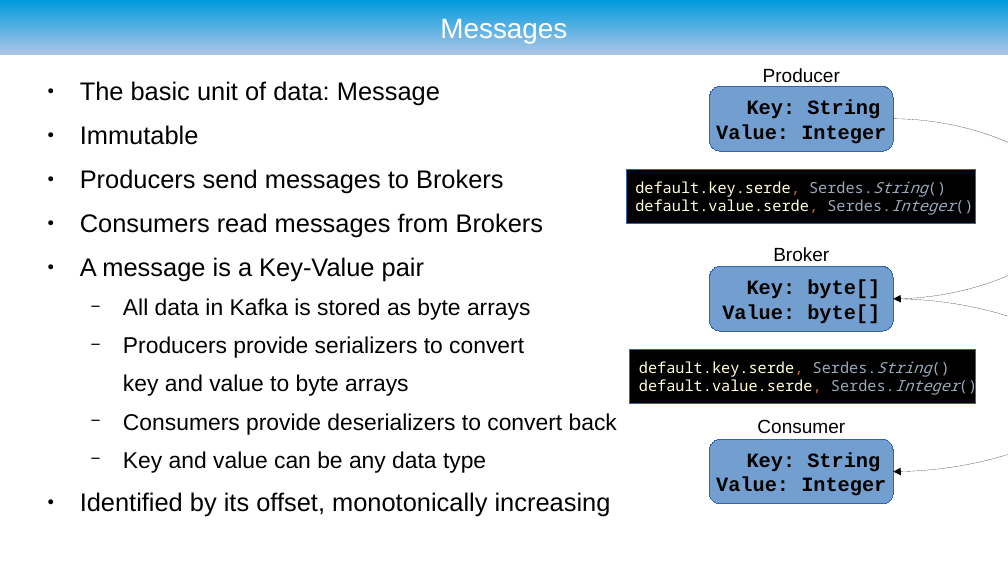
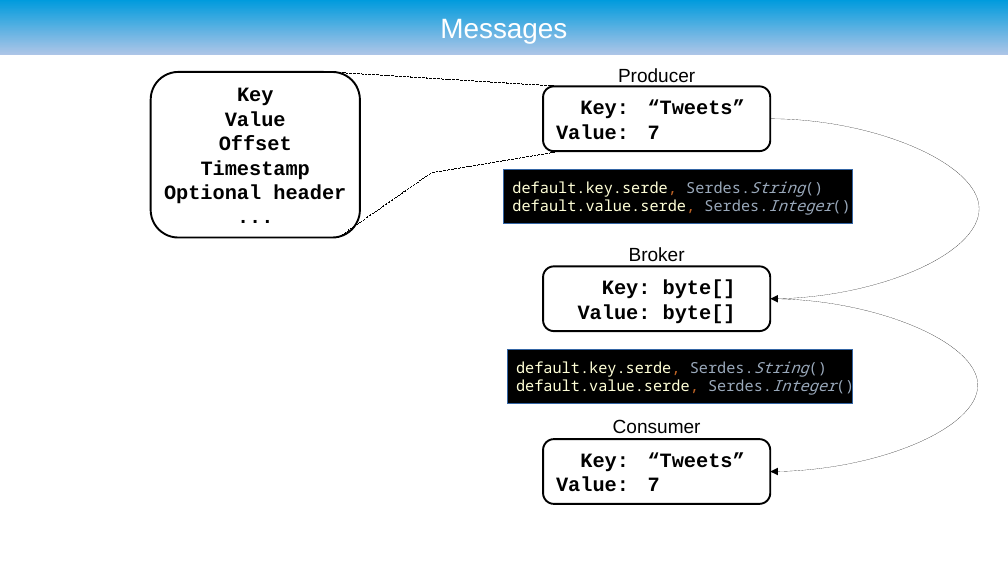
Before and after one commit to ryzlab/kafka-kompetensdag, a slide deck: slide 16 of doc/presentation-umejug.odp. Drawn at 1008x567 pixels with LibreOffice and Linux fonts; fonts in the diff are those of the drawing; background and template pictures are left out. Boxes give left, top, right and bottom in pixels: in the first picture for what was removed or moved away, otherwise in the second. Text is boxed around its words. In the diff, an @@ line names an element or a change of style, - is before the commit and + after.

```diff
--- a/doc/presentation-umejug.odp
+++ b/doc/presentation-umejug.odp
@@ text removed at (x1=80, y1=81, x2=617, y2=517) @@
-● The basic unit of data: Message
-● Immutable
-● Producers send messages to Brokers
-● Consumers read messages from Brokers
-● A message is a Key-Value pair
-  − All data in Kafka is stored as byte arrays
-  − Producers provide serializers to convert
-  key and value to byte arrays
-  − Consumers provide deserializers to convert back
-  − Key and value can be any data type
-● Identified by its offset, monotonically increasing
@@ rounded rectangle added at (x1=151, y1=72, x2=360, y2=238), outline #000000 1.5 pt, 16 pt, text #000000, bold @@
+Key
+Value
+Offset
+Timestamp
+Optional header
+...
@@ line added from (331, 72) to (562, 86), #000000 0 pt @@
@@ rounded rectangle "Key: “Tweets”" resized from (x1=710, y1=86, x2=894, y2=151) to (x1=543, y1=86, x2=771, y2=151) @@
@@ text in rounded rectangle at (x1=556, y1=100, x2=745, y2=140): text changed @@
-Key: String
-Value: Integer
+Key: “Tweets”
+Value: 7
@@ curved arrow moved from (894, 119) - (894, 299) to (770, 119) - (771, 299) @@
@@ freeform shape added at (x1=338, y1=151, x2=562, y2=237), outline #000000 0 pt @@
@@ rectangle "default.key.serde, Serdes.String()" moved from (x1=627, y1=169, x2=976, y2=223) to (x1=504, y1=169, x2=853, y2=223) @@
@@ 3 texts moved together from (x1=757, y1=68, x2=845, y2=434) to (x1=613, y1=68, x2=701, y2=434) @@
@@ rounded rectangle "Key: byte[]" resized from (x1=710, y1=266, x2=894, y2=331) to (x1=543, y1=266, x2=771, y2=331) @@
@@ curved arrow moved from (894, 299) - (894, 472) to (770, 299) - (771, 472) @@
@@ rectangle "default.key.serde, Serdes.String()" moved from (x1=630, y1=349, x2=976, y2=403) to (x1=508, y1=349, x2=853, y2=403) @@
@@ fill #729FCF to #FFFFFF; outline #3465A4 0 pt to #000000 1.5 pt in 3 elements at (x1=543, y1=266, x2=771, y2=331), (x1=543, y1=86, x2=771, y2=151), (x1=543, y1=439, x2=771, y2=504) @@
@@ rounded rectangle "Key: “Tweets”" resized from (x1=710, y1=439, x2=894, y2=504) to (x1=543, y1=439, x2=771, y2=504) @@
@@ text in rounded rectangle at (x1=556, y1=453, x2=745, y2=492): text changed @@
-Key: String
-Value: Integer
+Key: “Tweets”
+Value: 7
```
Also in this commit, not shown: 11 other slides changed, 1 slide added, 1 slide removed, 1 other file.
